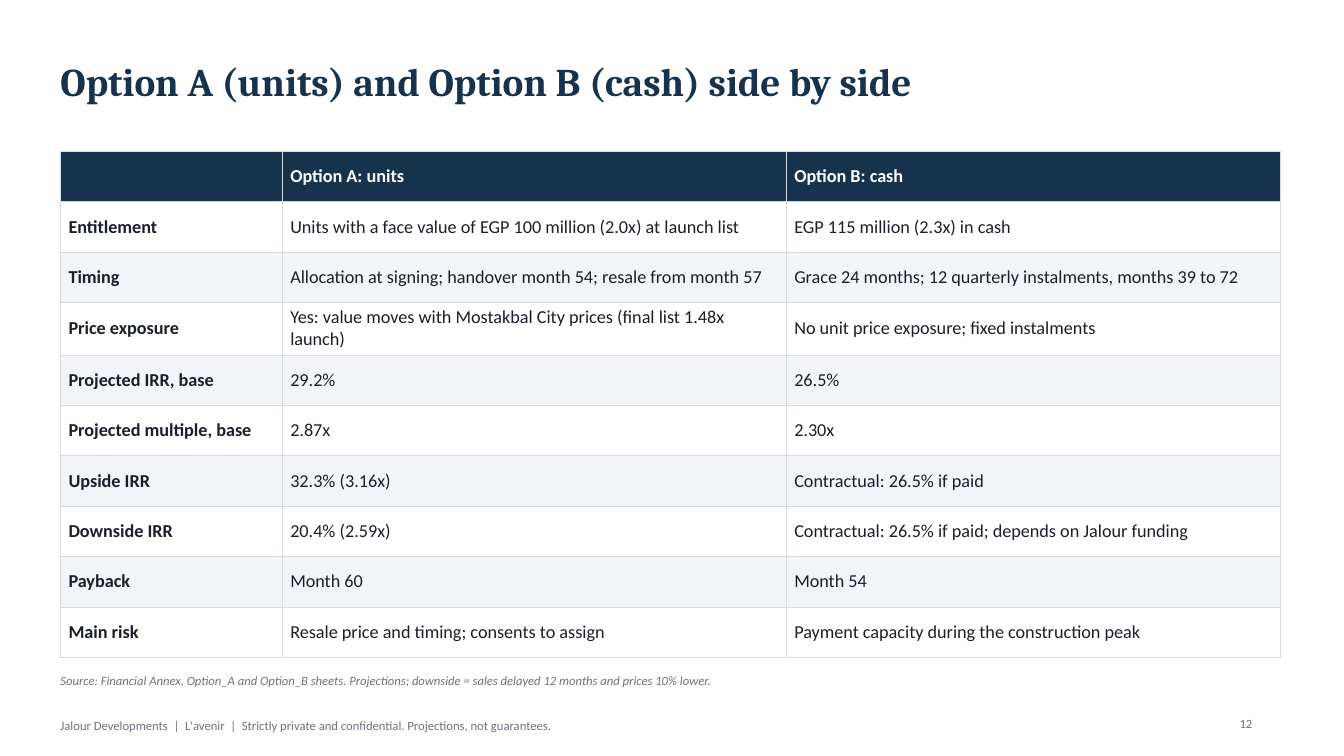
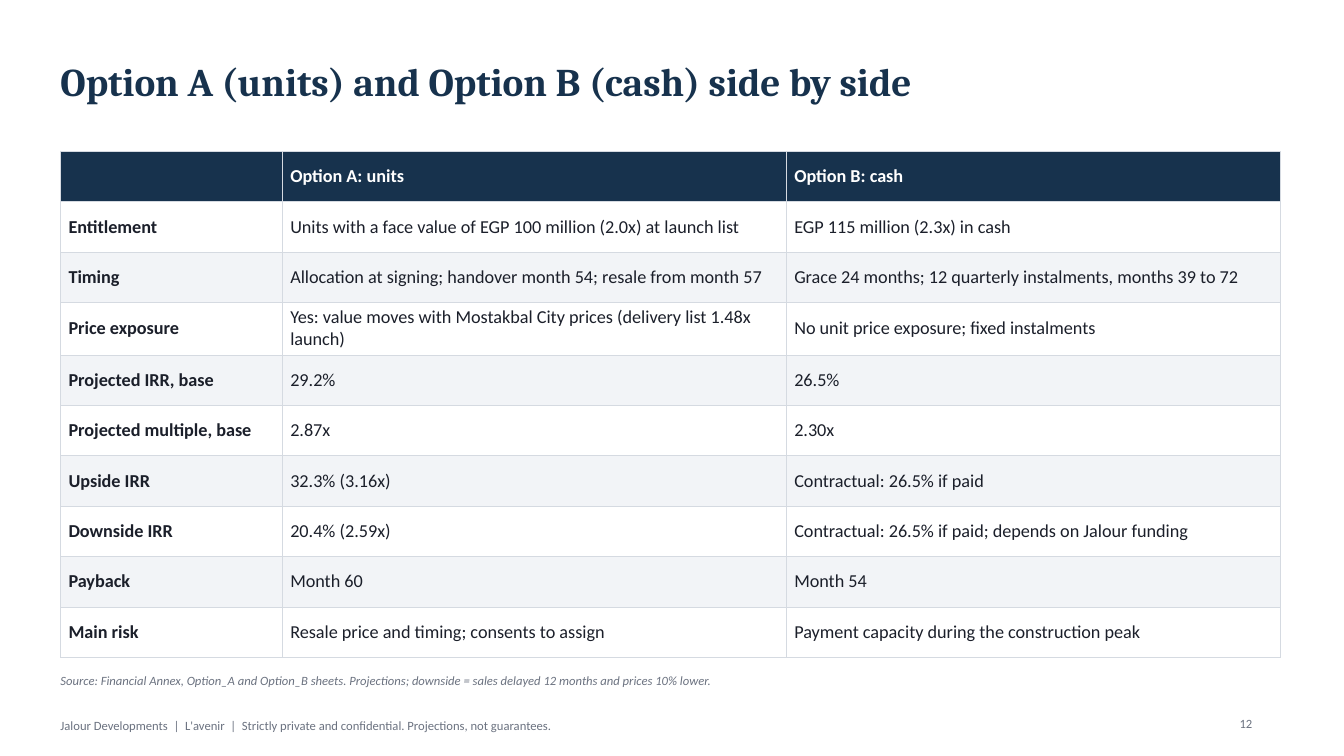
Before and after one commit to abdelnabiii/Jalour_inv_pitch, a slide deck: slide 12 of output/LA_050M/Deck.pptx. Drawn at 1344x756 pixels with LibreOffice and Linux fonts; fonts in the diff are those of the drawing. Boxes give left, top, right and bottom in pixels: in the first picture for what was removed or moved away, otherwise in the second. Text is boxed around its words. In the diff, an @@ line names an element or a change of style, - is before the commit and + after.

```diff
--- a/output/LA_050M/Deck.pptx
+++ b/output/LA_050M/Deck.pptx
@@ table at [60,151,1280,645] @@
-row 4, column 2: Yes: value moves with Mostakbal City prices (final list 1.48x launch)
+row 4, column 2: Yes: value moves with Mostakbal City prices (delivery list 1.48x launch)
```
Also in this commit, not shown: 7 other slides changed, 47 other files.
